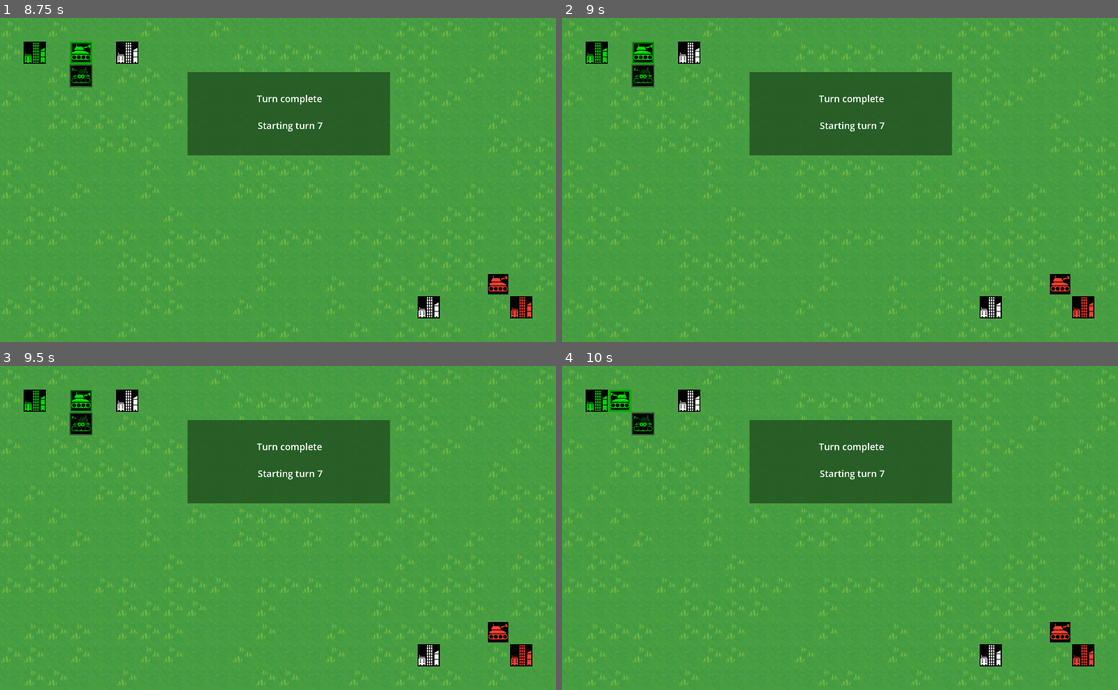
Above: before the commit, frames 1-4 (two rows, left to right).
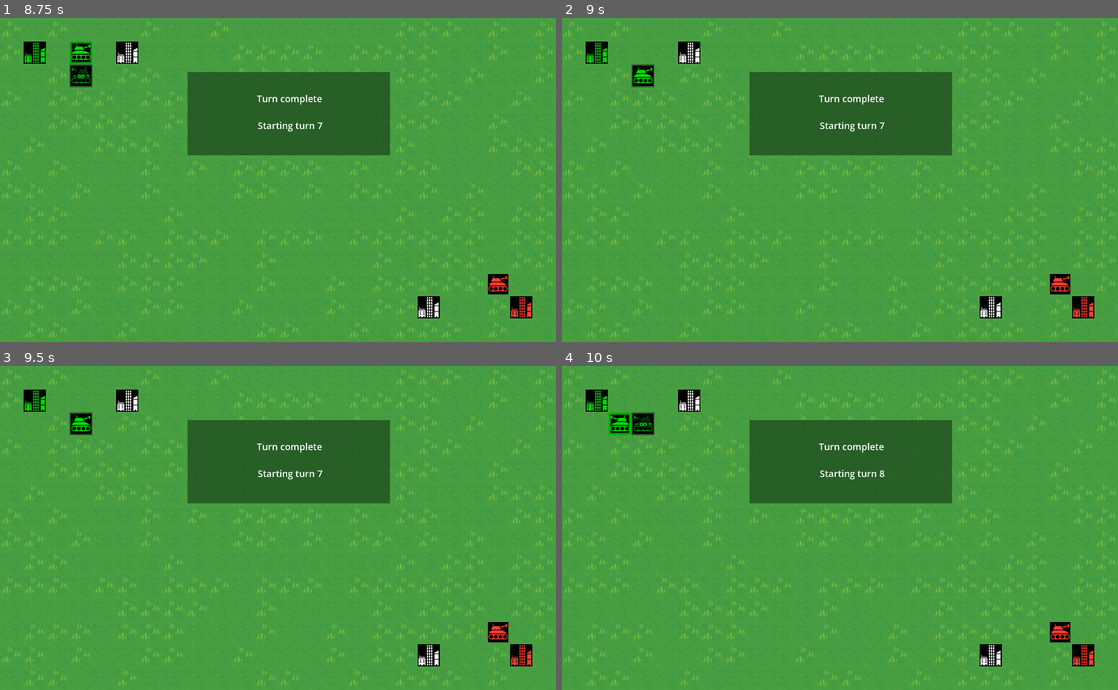
Above: after the commit, the same moments.

Repository: greenmoss/tankies
Game: Godot game, scene res://main.tscn
Same seed, same stepped clock (60 frames per second), same inputs: the game is played once before the commit and once after it.
Inputs (mouse positions are in pixels of both pictures, inside the frame that each line leads up to):
- Up to frame 1 (8.75 s): click "Got it. Let's go!" at 0.5 s; tap Enter at 1.25, 2.75, 4.25 s; move the mouse to (55, 76) at 1.27 s; press the mouse at (55, 76) at 1.28 s; hold Right (right) 1.28-2.03 s; tap Space at 2, 3.5, 5 s; move the mouse to (500, 283) at 2.02 s; release the mouse at (500, 283) at 2.03 s; hold Down (down) 2.03-2.78 s; tap N (next) at 2.1, 6.6 s; click (500, 283) at 2.17 s; move the mouse to (333, 108) at 2.77 s; hold Right (right) 2.78-3.53 s; hold Z (sleep) 2.78-3.53 s; move the mouse to (250, 244) at 3.52 s; hold Up (up) 3.53-4.28 s; click (250, 244) at 3.6 s; move the mouse to (444, 228) at 4.27 s; hold N (next) 4.28-5.03 s; hold Left (left) 4.28-5.78 s; move the mouse to (111, 131) at 5.02 s; tap Z (sleep) at 5.1 s; move the mouse to (33, 53) at 5.77 s; press the mouse at (33, 53) at 5.78 s; hold Down (down) 5.78-6.53 s; move the mouse to (194, 99) at 6.52 s; release the mouse at (194, 99) at 6.53 s; hold Right (right) 6.53-7.28 s; move the mouse to (400, 163) at 7.27 s; hold Up (up) 7.28-8.03 s; hold Z (sleep) 7.28-8.03 s; move the mouse to (166, 196) at 8.02 s; hold Right (right) from 8.03 s (still down); click (166, 196) at 8.1 s
- Up to frame 2 (9 s): move the mouse to (895, 108) at 8.77 s; release Right (right) at 8.78 s; hold Down (down) from 8.78 s (still down); hold N (next) from 8.78 s (still down)
- Up to frame 3 (9.5 s): keep holding Down (down); keep holding N (next)
- Up to frame 4 (10 s): move the mouse to (812, 592) at 9.52 s; release Down (down) at 9.53 s; release N (next) at 9.53 s; hold Left (left) from 9.53 s (still down); tap Z (sleep) at 9.6 s

Frame 1 is identical in both runs. In frame 2, 0.4% of the frame differs, in the area x 12-17%, y 7-21%; in frame 3, 0.4%; in frame 4, 0.6%, in the area x 8-58%, y 7-35%.

Commit message:
Allow unit stacks, unit attacks

Diff:
--- a/city/city.tscn
+++ b/city/city.tscn
@@ -8,6 +8,7 @@
 
 [node name="City" type="Area2D" groups=["Cities"]]
 script = ExtResource("1_86gs3")
+open = null
 
 [node name="CollisionShape2D" type="CollisionShape2D" parent="."]
 shape = SubResource("RectangleShape2D_8uh4n")
--- a/unit/unit.gd
+++ b/unit/unit.gd
@@ -138,19 +138,31 @@
     SignalBus.unit_collided.emit(self, target)
 
     if target.is_in_group("Cities"):
-        request_move_city(target)
+        request_move_into_city(target)
+        return
+
+    if target.is_in_group("Units"):
+        request_move_into_unit(target)
         return
 
     # fallback case
     deny_move()
 
-func request_move_city(city):
+func request_move_into_city(city):
     if city.is_open_to_team(my_team):
         move_to_requested()
         enter_city(city)
         return
 
     city.attack_with(self)
+
+func request_move_into_unit(unit):
+    if unit.my_team == my_team:
+        move_to_requested()
+        return
+
+    attack(unit)
+    reduce_moves()
 
 func enter_city(city):
     city.occupy_with(self)
@@ -201,6 +213,9 @@
         if(position != in_city.position):
             leave_city(in_city)
 
+    reduce_moves()
+
+func reduce_moves():
     moves_remaining -= 1
     if not has_more_moves():
         SignalBus.unit_completed_moves.emit(my_team)
